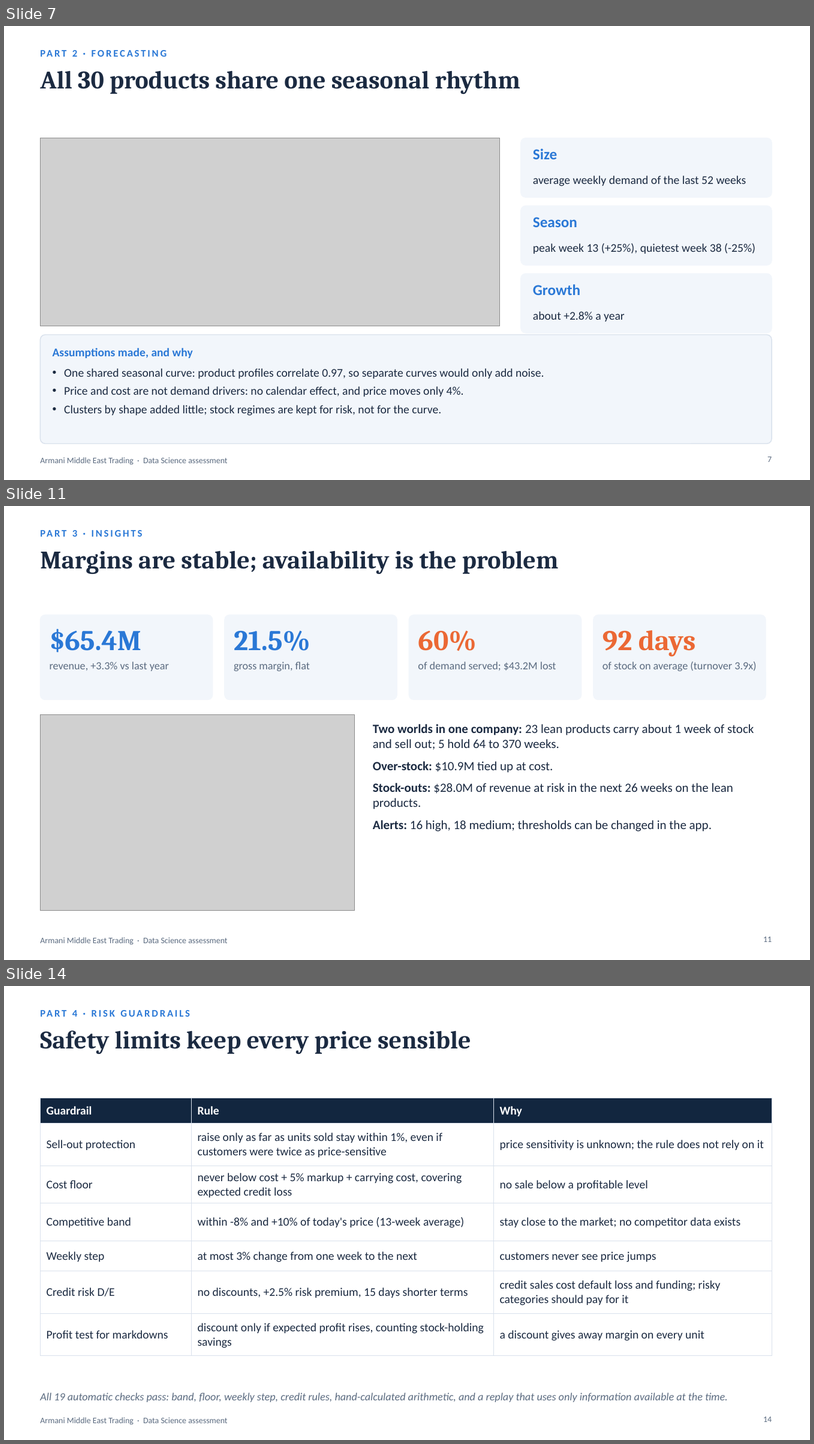
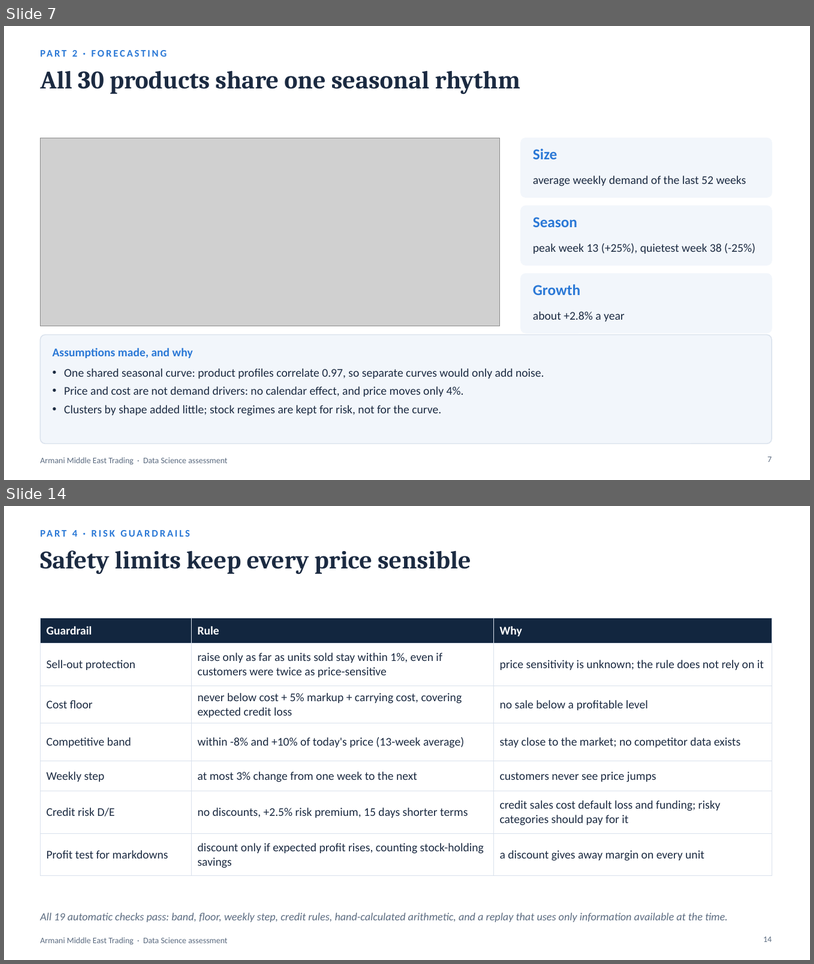
Before and after one commit to hrnademi/Technical_Assessment_HamidrezaNademi, a slide deck: Armani_Data_Science_Presentation.pptx. Shown one above the other, each under a label of ours: slides 7, 11 and 14 before the commit, slides 7 and 14 after it; the slides between them are not shown. The pictures are 814x1444 and 814x964 pixels, drawn with LibreOffice and Linux fonts; fonts in the diff are those of the drawing; grey boxes stand for pictures. Boxes give left, top, right and bottom in pixels: in the first picture for what was removed or moved away, otherwise in the second. Text is boxed around its words. In the diff, an @@ line names an element or a change of style, - is before the commit and + after.

```diff
--- a/Armani_Data_Science_Presentation.pptx
+++ b/Armani_Data_Science_Presentation.pptx
@@ slide 11 removed at [4, 506, 810, 960], background #FFFFFF; not listed: 1 template element that a slide beside it also shows @@
@@ text removed at [72, 530, 77, 537] @@
-PART 3 · INSIGHTS
@@ title removed at [40, 550, 559, 574] @@
-Margins are stable; availability is the problem
@@ rounded rectangle removed at [40, 615, 213, 700] @@
@@ text removed at [50, 628, 141, 652] @@
-$65.4M
@@ rounded rectangle removed at [225, 615, 397, 700] @@
@@ text removed at [234, 630, 311, 651] @@
-21.5%
@@ rounded rectangle removed at [410, 615, 582, 700] @@
@@ text removed at [418, 630, 476, 651] @@
-60%
@@ rounded rectangle removed at [594, 615, 766, 700] @@
@@ text removed at [603, 630, 696, 656] @@
-92 days
@@ text removed at [50, 661, 169, 671] @@
-revenue, +3.3% vs last year
@@ text removed at [234, 661, 310, 671] @@
-gross margin, flat
@@ text removed at [418, 661, 557, 670] @@
-of demand served; $43.2M lost
@@ text removed at [603, 661, 756, 671] @@
-of stock on average (turnover 3.9x)
@@ picture removed at [40, 715, 355, 910] @@
@@ text removed at [373, 724, 754, 831] @@
-• Two worlds in one company: 23 lean products carry about 1 week of stock and sell out; 5 hold 64 to 370 weeks.
-• Over-stock: $10.9M tied up at cost.
-• Stock-outs: $28.0M of revenue at risk in the next 26 weeks on the lean products.
-• Alerts: 16 high, 18 medium; thresholds can be changed in the app.
@@ page number removed at [764, 936, 772, 942] @@
-11
```
Also in this commit, not shown: 8 slides changed, 5 slides added, 4 other slides removed, 1 other file.
